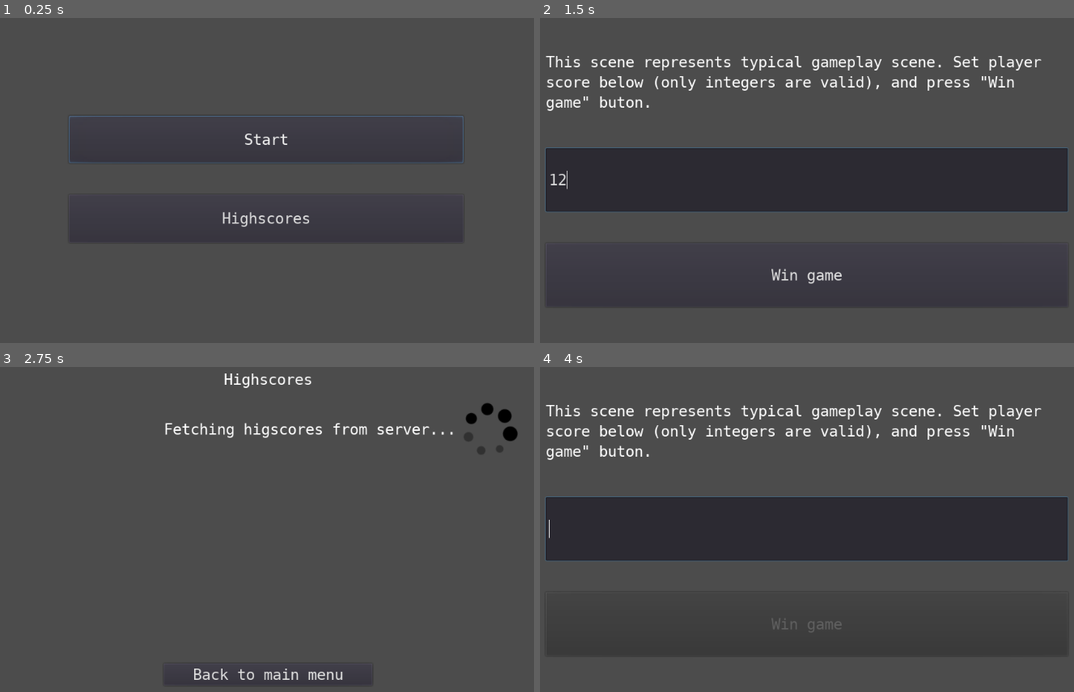
Above: before the commit, frames 1-4 (two rows, left to right).
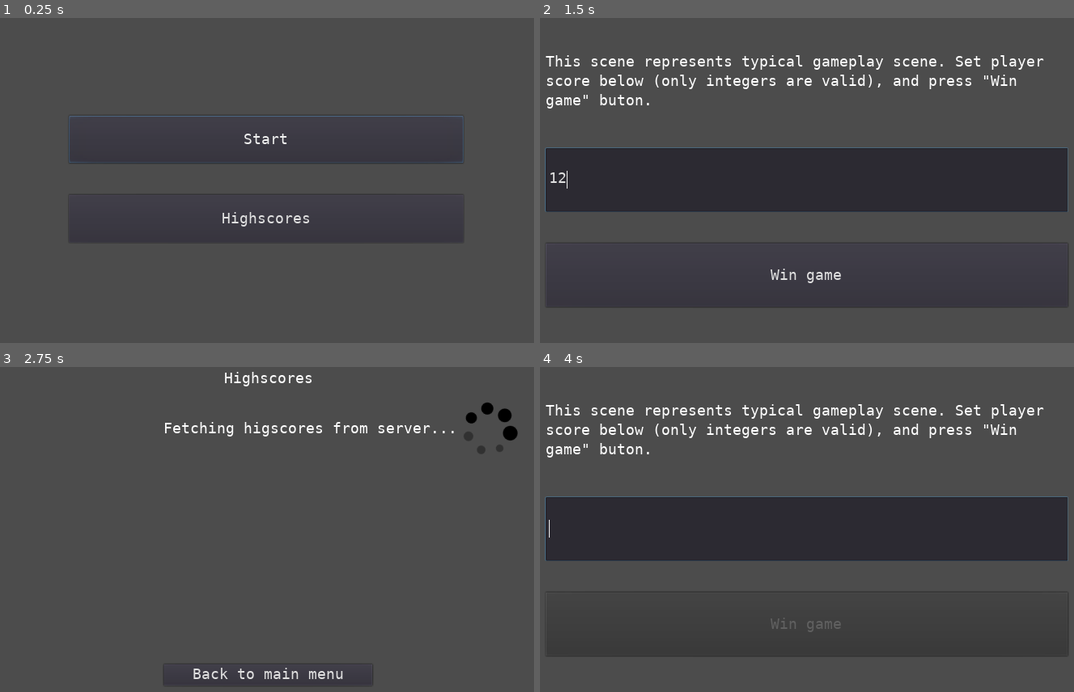
Above: after the commit, the same moments.

Repository: M4R774/highscores-client-godot-example
Game: Godot game, scene res://Scenes/main_menu.tscn
Two runs of this game, one before a commit and one after it. Both use one fixed random seed, a clock stepped at 60 frames per second and the inputs below.
Inputs (mouse positions are in pixels of both pictures, inside the frame that each line leads up to):
- Up to frame 1 (0.25 s): no input
- Up to frame 2 (1.5 s): click "Start" at 0.5 s; click (807, 180) at 1.27 s; type "12" at 1.35 s
- Up to frame 3 (2.75 s): click "Win game" at 2 s
- Up to frame 4 (4 s): click "Back to main menu" at 2.75 s; click "Start" at 3.5 s

The runs differ from the first frame. In frame 1, 0.5% of the frame differs, in the area x 13-87%, y 35-65%; in frame 2, 3.4%, in the area x 1-95%, y 11-82%; in frame 3, 1.4%; in frame 4, 3.1%.
Error before the commit: Invalid get index 'domain' (on base: 'Nil'). (res://Scripts/HIGHSCORE_SINGLETON.gd:24)
Error after the commit: Invalid get index 'domain' (on base: 'Nil'). (res://Scripts/HIGHSCORE_SINGLETON.gd:28)

Commit message:
Add basic auth

Diff:
--- a/Scripts/HIGHSCORE_SINGLETON.gd
+++ b/Scripts/HIGHSCORE_SINGLETON.gd
@@ -5,20 +5,26 @@
 
 var GAME_NAME : String = ""
 var BACKEND_DOMAIN : String = ""  # "example.com"
+var BACKEND_USERNAME : String = ""
+var BACKEND_PASSWORD : String = ""
 
 
 func _ready():
 	GAME_NAME = ProjectSettings.get_setting('application/config/name')
-	BACKEND_DOMAIN = get_domain_from_config_file()
+	set_values_from_config_file()
 	assert(GAME_NAME != "")
 	assert(BACKEND_DOMAIN != "")
+	assert(BACKEND_USERNAME != "")
+	assert(BACKEND_PASSWORD != "")
 
 
-func get_domain_from_config_file():
+func set_values_from_config_file():
 	var file = File.new()
 	if not file.file_exists("res://config.json"):
 		print("No config.json file found...")
 	file.open("res://config.json", File.READ)
 	var content_as_text = file.get_as_text()
 	var content_as_dictionary = parse_json(content_as_text)
-	return content_as_dictionary["domain"]
+	BACKEND_DOMAIN = content_as_dictionary["domain"]
+	BACKEND_USERNAME = content_as_dictionary["username"]
+	BACKEND_PASSWORD = content_as_dictionary["password"]
--- a/Scripts/highscore_manager.gd
+++ b/Scripts/highscore_manager.gd
@@ -48,8 +48,13 @@
 	$"../Loading-icon".visible = true
 	var payload_dict = {"name":HIGHSCORE_SINGLETON.PLAYER_NAME, "score":HIGHSCORE_SINGLETON.SCORE}
 	var payload_string = http_client.query_string_from_dict(payload_dict)
+	var auth=str("Basic ",
+			Marshalls.utf8_to_base64(
+				str(HIGHSCORE_SINGLETON.BACKEND_USERNAME, ":", HIGHSCORE_SINGLETON.BACKEND_PASSWORD)))
+	var headers=["Content-Type: application/json","Authorization: "+auth]
 	var headers = ["Content-Type: application/x-www-form-urlencoded",
-				   "Content-Length: " + str(payload_string.length())]
+				   "Content-Length: " + str(payload_string.length()),
+				   "Authorization: "+auth]
 	var request = HTTPRequest.new()
 	add_child(request)
 	request.connect("request_completed", self, "_on_post_highscores_request_completed")
--- a/example.config.json
+++ b/example.config.json
@@ -1,3 +1,5 @@
 {
-    "domain": "example.com"
+    "domain": "example.com",
+    "username": "username",
+    "password": "super_secret_password"
 }
--- a/project.godot
+++ b/project.godot
@@ -18,6 +18,11 @@
 
 HIGHSCORE_SINGLETON="*res://Scripts/HIGHSCORE_SINGLETON.gd"
 
+[display]
+
+window/stretch/mode="2d"
+window/stretch/aspect="keep"
+
 [gui]
 
 common/drop_mouse_on_gui_input_disabled=true
